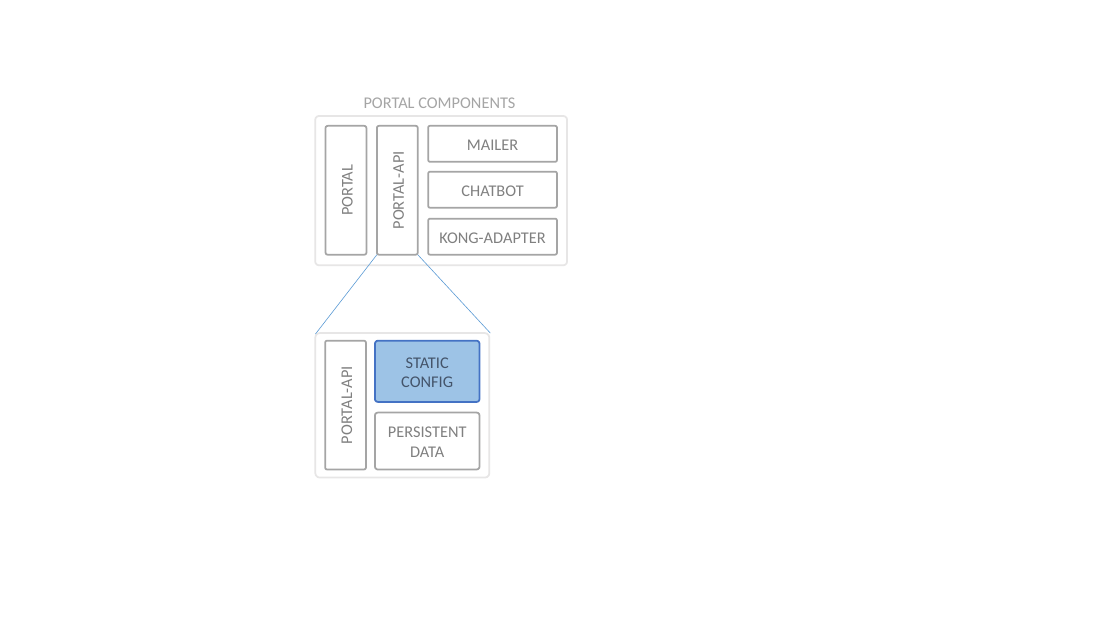
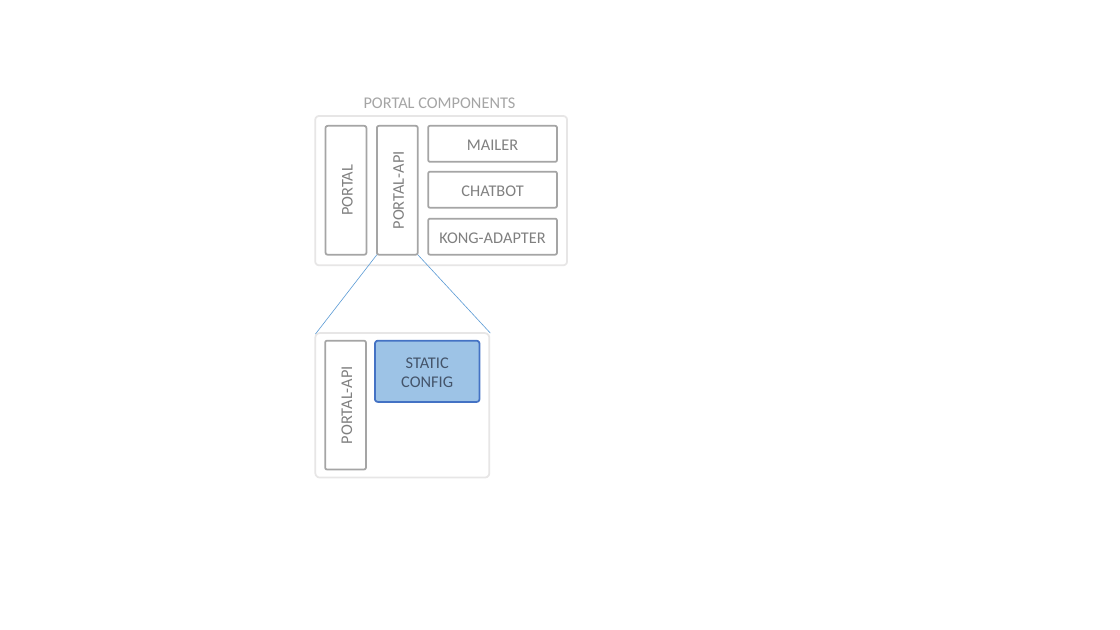
Before and after one commit to Haufe-Lexware/wicked.haufe.io, a slide deck: slide 12 of doc/architecture-illustrations.pptx. Drawn at 1120x630 pixels with LibreOffice and Linux fonts; fonts in the diff are those of the drawing. Boxes give left, top, right and bottom in pixels: in the first picture for what was removed or moved away, otherwise in the second. Text is boxed around its words. In the diff, an @@ line names an element or a change of style, - is before the commit and + after.

```diff
--- a/doc/architecture-illustrations.pptx
+++ b/doc/architecture-illustrations.pptx
@@ rounded rectangle removed at bbox=[375, 413, 480, 470] @@
-PERSISTENT DATA
```
Also in this commit, not shown: 8 other slides changed, 1 slide added, 52 other files.
